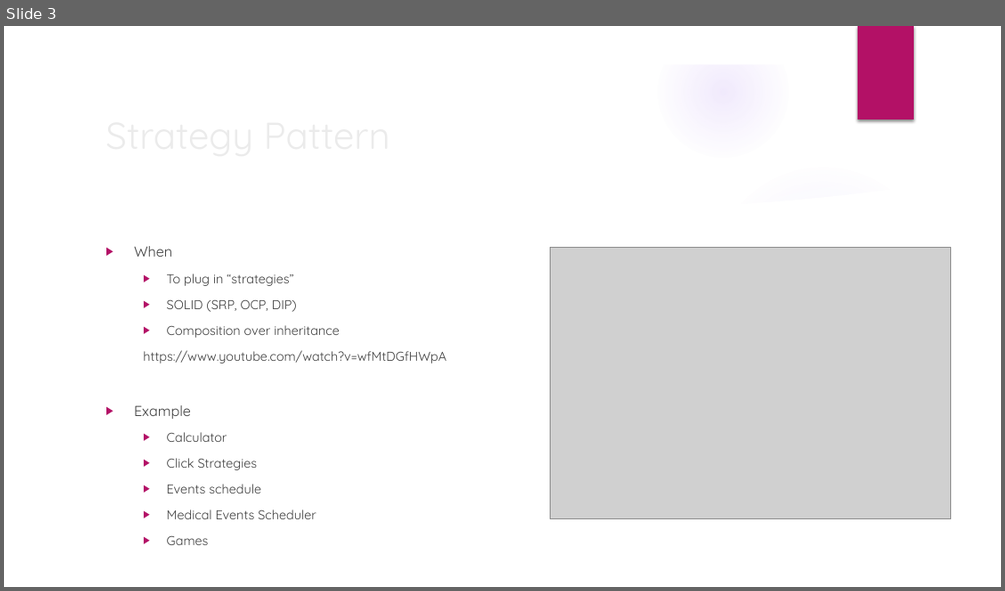
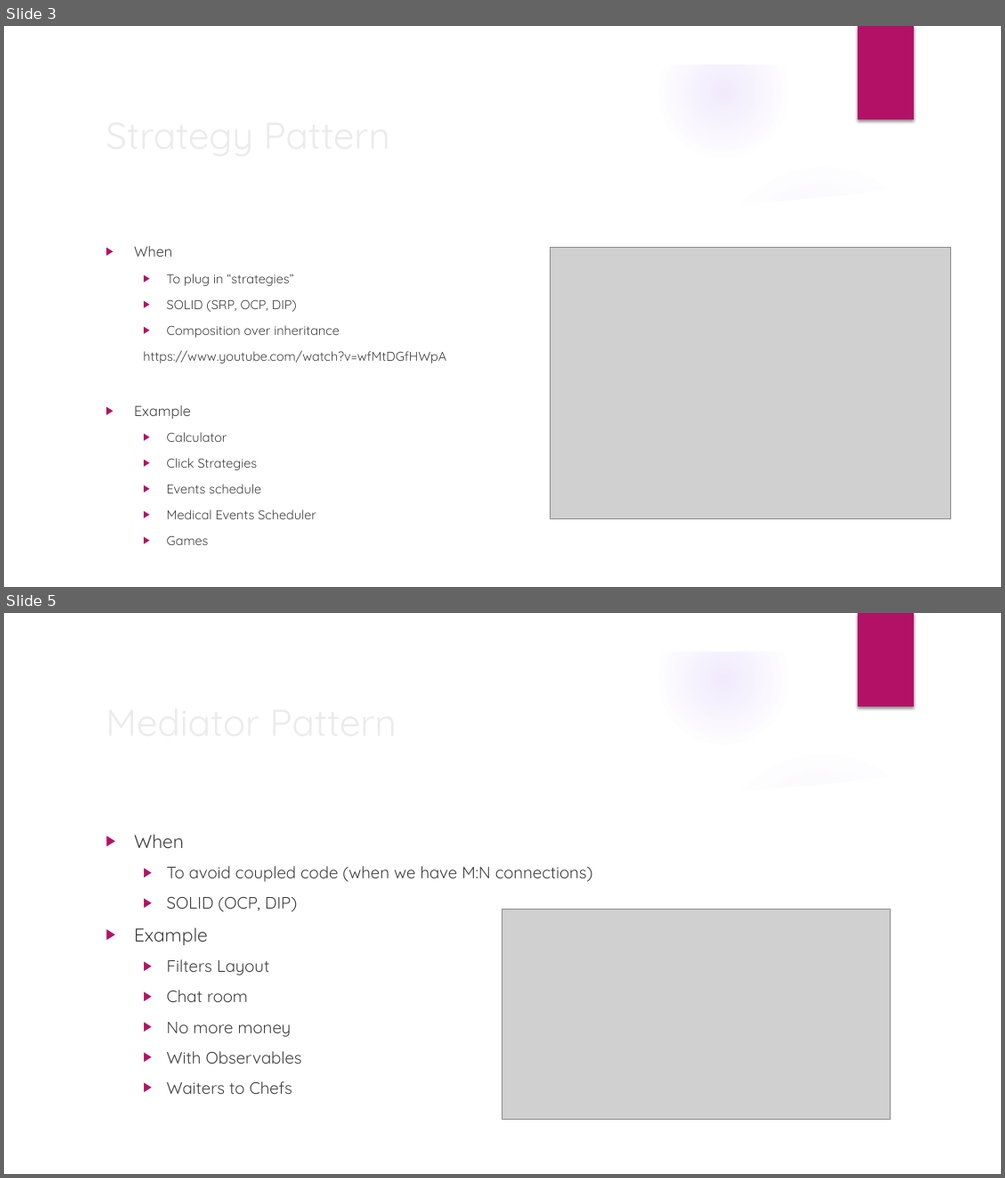
Before and after one commit to TrifonDardzhonov/TrainingMaterials, a slide deck: design-patterns/Design patterns.pptx. Shown one above the other, each under a label of ours: slide 3 before the commit, slides 3 and 5 after it; the slides between them are not shown. The pictures are 1005x591 and 1005x1178 pixels, drawn with LibreOffice and Linux fonts; fonts in the diff are those of the drawing; grey boxes stand for pictures; background and template pictures are left out. Boxes give left, top, right and bottom in pixels: in the first picture for what was removed or moved away, otherwise in the second. Text is boxed around its words. In the diff, an @@ line names an element or a change of style, - is before the commit and + after.

Commit message:
facade and mediator

```diff
--- a/design-patterns/Design patterns.pptx
+++ b/design-patterns/Design patterns.pptx
@@ slide 5 added at (4,613,1001,1174), background picture (left out); not listed: 9 template elements that a slide beside it also shows @@
@@ title added at (98,692,815,750), 36 pt, text #EBEBEB @@
+Mediator Pattern
@@ text added at (134,834,593,1094), 16 pt, text #404040 @@
+▶ When
+  ▶ To avoid coupled code (when we have M:N connections)
+  ▶ SOLID (OCP, DIP)
+▶ Example
+  ▶ Filters Layout
+  ▶ Chat room
+  ▶ No more money
+  ▶ With Observables
+  ▶ Waiters to Chefs
@@ picture added at (502,908,890,1119) @@
```
Also in this commit, not shown: 1 other slide added, 3 other files.
